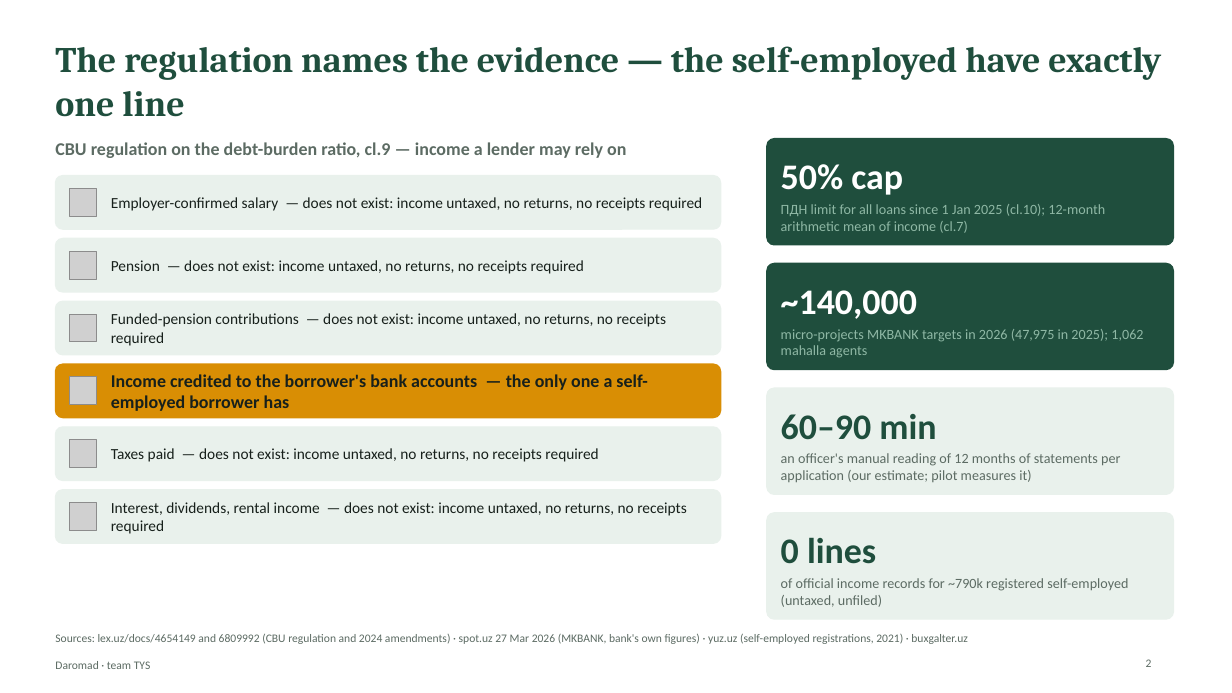
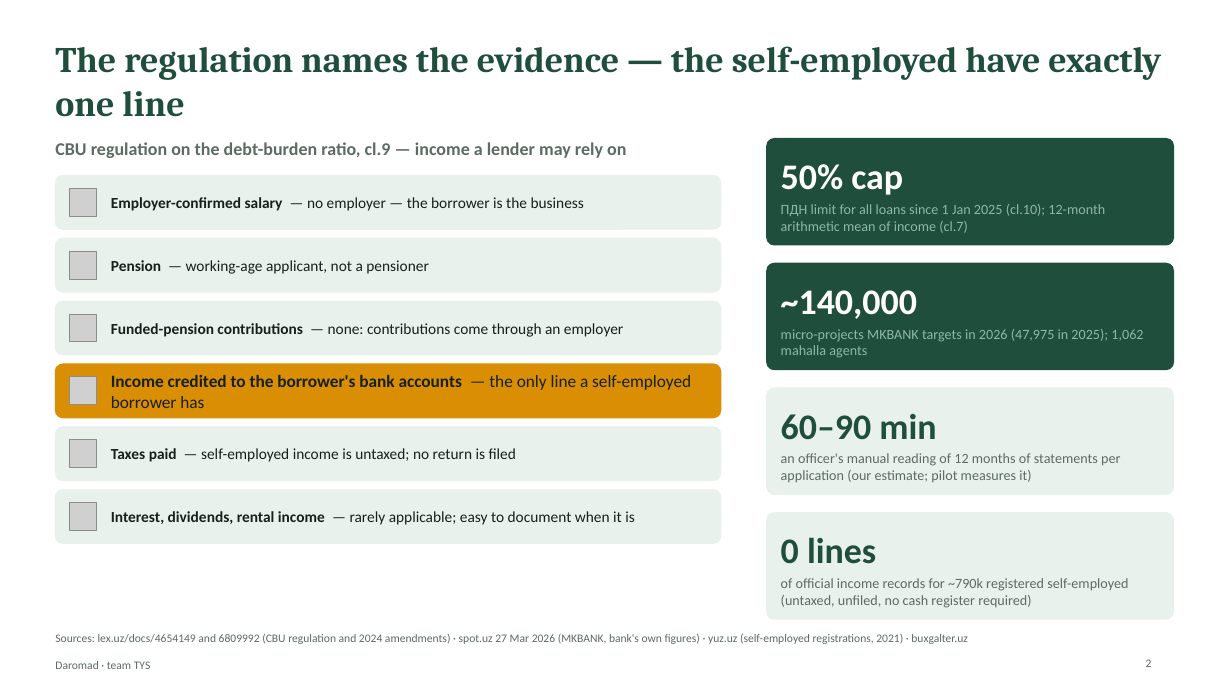
Before and after one commit to hmunisbekk-droid/TYS-fintech, a slide deck: slide 2 of deck/Daromad_TYS_deck.pptx. Drawn at 1232x693 pixels with LibreOffice and Linux fonts; fonts in the diff are those of the drawing; grey boxes stand for pictures. Boxes give left, top, right and bottom in pixels: in the first picture for what was removed or moved away, otherwise in the second. Text is boxed around its words. In the diff, an @@ line names an element or a change of style, - is before the commit and + after.

Commit message:
Deck and script: corrected ROI arithmetic and addressable share, slide 2 reasons, OOD and CI on the numbers slide, appendix clauses; README known items

```diff
--- a/deck/Daromad_TYS_deck.pptx
+++ b/deck/Daromad_TYS_deck.pptx
@@ text at [111,197,584,211]: text changed @@
-Employer-confirmed salary — does not exist: income untaxed, no returns, no receipts required
+Employer-confirmed salary — no employer — the borrower is the business
@@ text at [111,260,428,274]: text changed @@
-Pension — does not exist: income untaxed, no returns, no receipts required
+Pension — working-age applicant, not a pensioner
@@ text at [111,323,623,337]: text changed @@
-Funded-pension contributions — does not exist: income untaxed, no returns, no receipts required
+Funded-pension contributions — none: contributions come through an employer
@@ text at [111,375,691,408]: text changed; size 14 to 13.5 pt @@
-Income credited to the borrower's bank accounts — the only one a self-employed borrower has
+Income credited to the borrower's bank accounts — the only line a self-employed borrower has
@@ text at [111,448,516,462]: text changed @@
-Taxes paid — does not exist: income untaxed, no returns, no receipts required
+Taxes paid — self-employed income is untaxed; no return is filed
@@ text at [111,511,635,525]: text changed @@
-Interest, dividends, rental income — does not exist: income untaxed, no returns, no receipts required
+Interest, dividends, rental income — rarely applicable; easy to document when it is
@@ text at [781,578,1128,608]: text changed @@
-of official income records for ~790k registered self-employed (untaxed, unfiled)
+of official income records for ~790k registered self-employed (untaxed, unfiled, no cash register required)
```
Also in this commit, not shown: 4 other slides changed, 20 other files.
